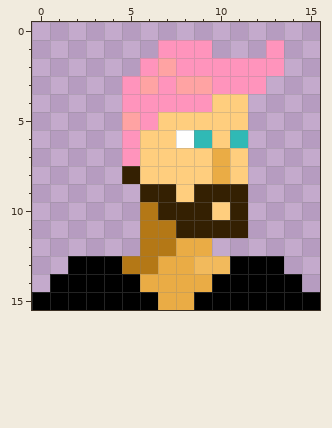
Two states of a pixel-art sprite, img/avatar3.png. The picture above was drawn from the file before the commit.
Colours within 5 levels of each other are drawn and written as one.
And afterwards:
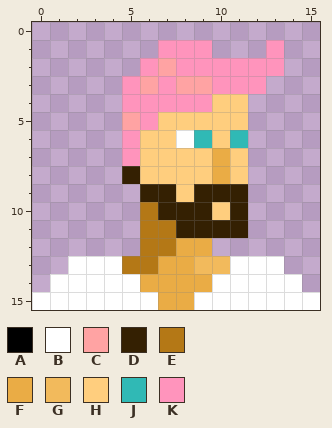
Palette (. is transparent): A #000000  B #ffffff  C #ffa3a3  D #342002  E #b47816  F #eaac45  G #f2ba5c  H #ffce7e  J #30b9b5  K #ff94bc
Edits made:
file 16x16 -> 128x128 pixels (blocks of 1x1 -> 8x8; one block is one cell here)
y 13: x 2..4 AAA -> BBB; x 11..13 AAA -> BBB
y 14: x 1..5 AAAAA -> BBBBB; x 10..14 AAAAA -> BBBBB
y 15: x 0..6 AAAAAAA -> BBBBBBB; x 9..15 AAAAAAA -> BBBBBBB
Changed places in both pictures, as pixel boxes (x1, y1, x2, y2):
changed: (32, 256, 320, 310)
